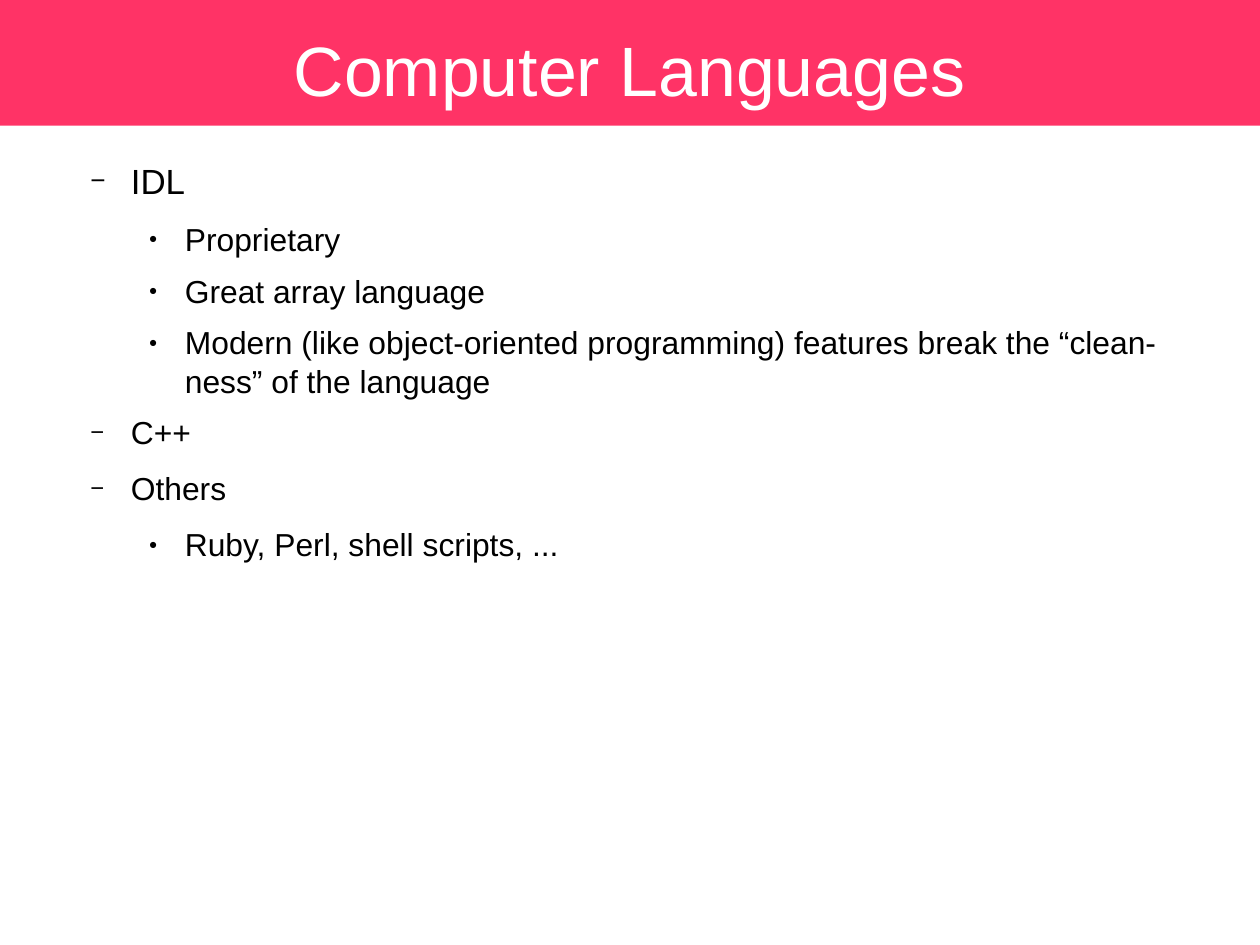
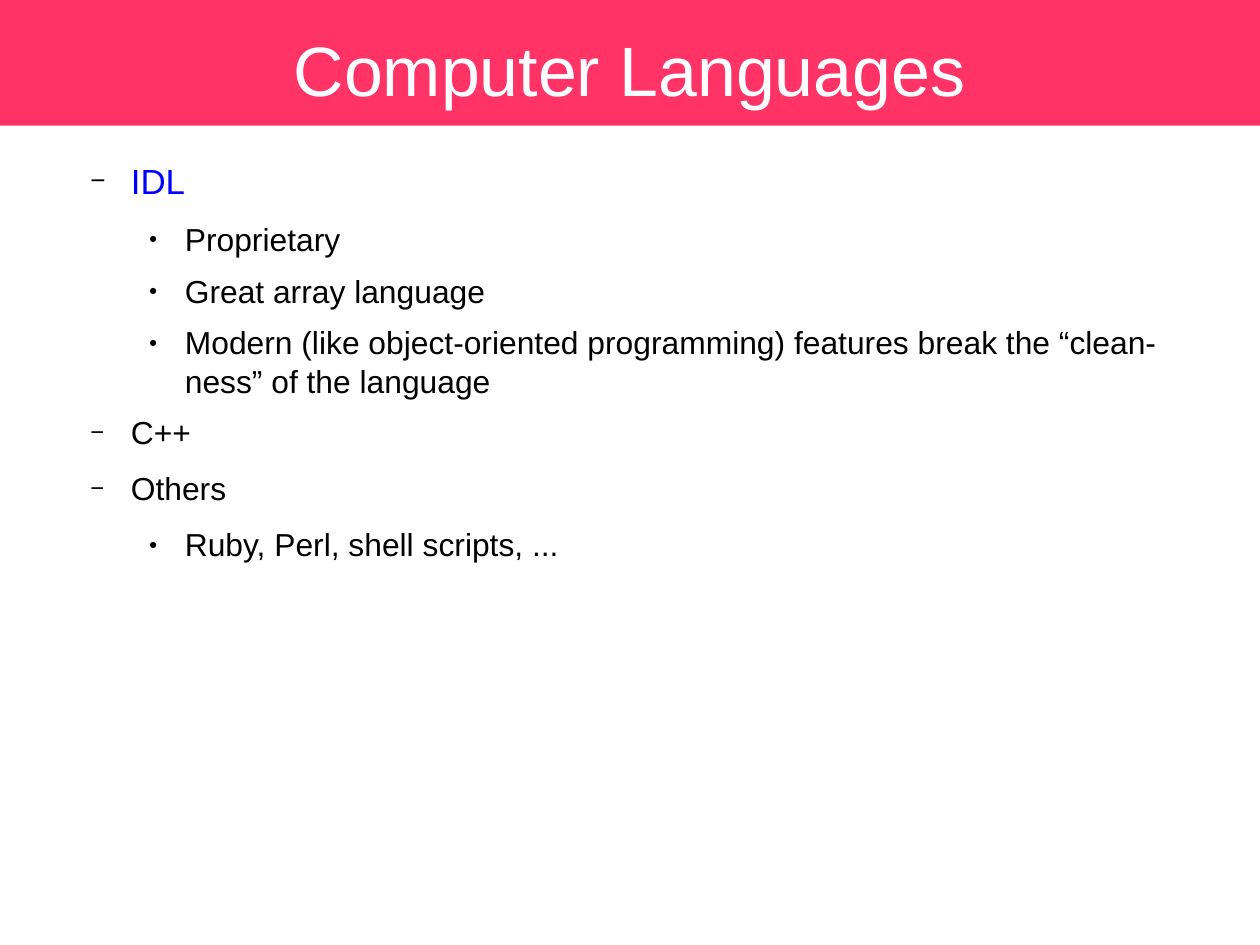
Before and after one commit to sbu-python-class/python-science, a slide deck: slide 30 of lectures/01-python/python.odp (slide 28 before the commit). Drawn at 1260x945 pixels with LibreOffice and Linux fonts; fonts in the diff are those of the drawing. Boxes give left, top, right and bottom in pixels: in the first picture for what was removed or moved away, otherwise in the second. Text is boxed around its words. In the diff, an @@ line names an element or a change of style, - is before the commit and + after.

```diff
--- a/lectures/01-python/python.odp
+++ b/lectures/01-python/python.odp
@@ text at bbox=[131, 170, 185, 194]: text colour #000000 to #0000FF in "IDL" @@
```
Also in this commit, not shown: 11 other slides changed, 7 slides added, 4 slides removed.
